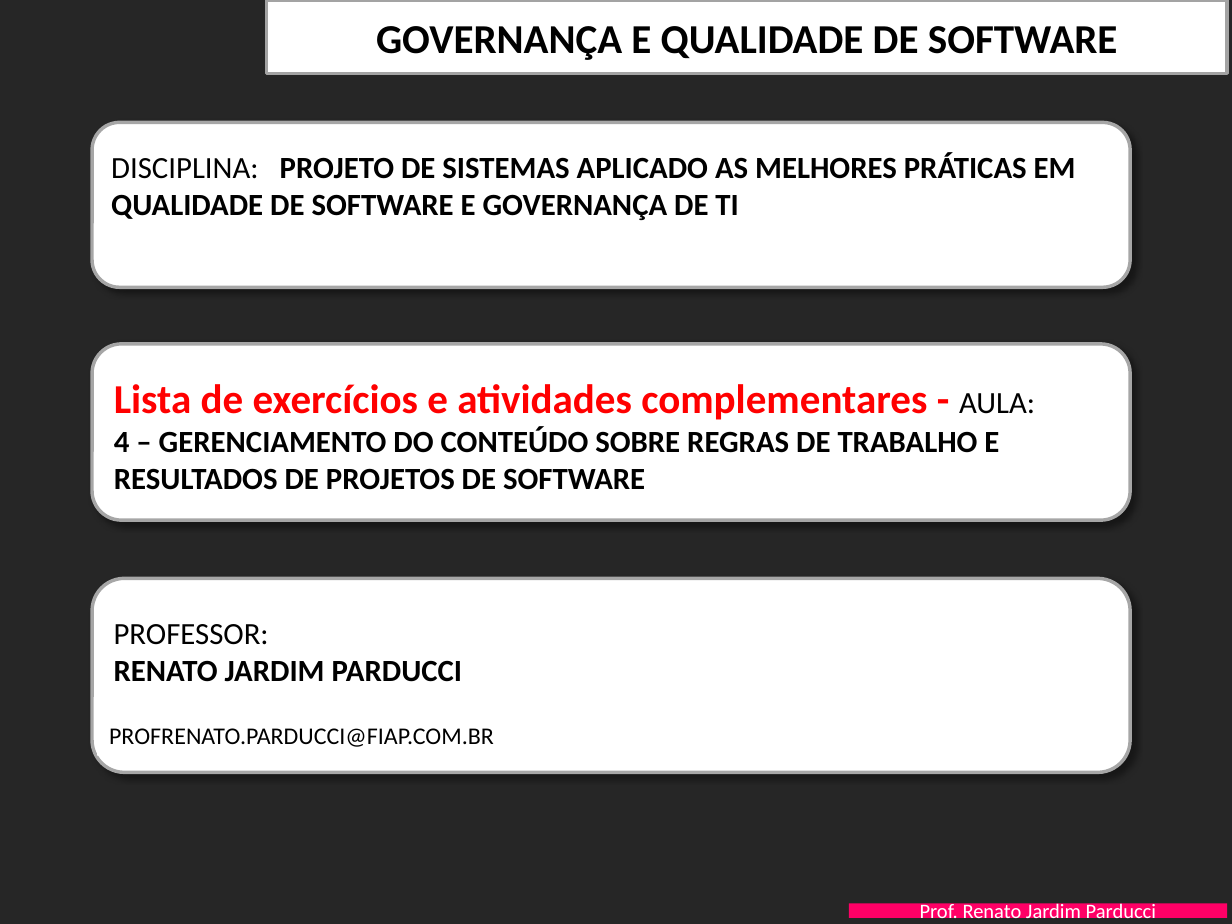
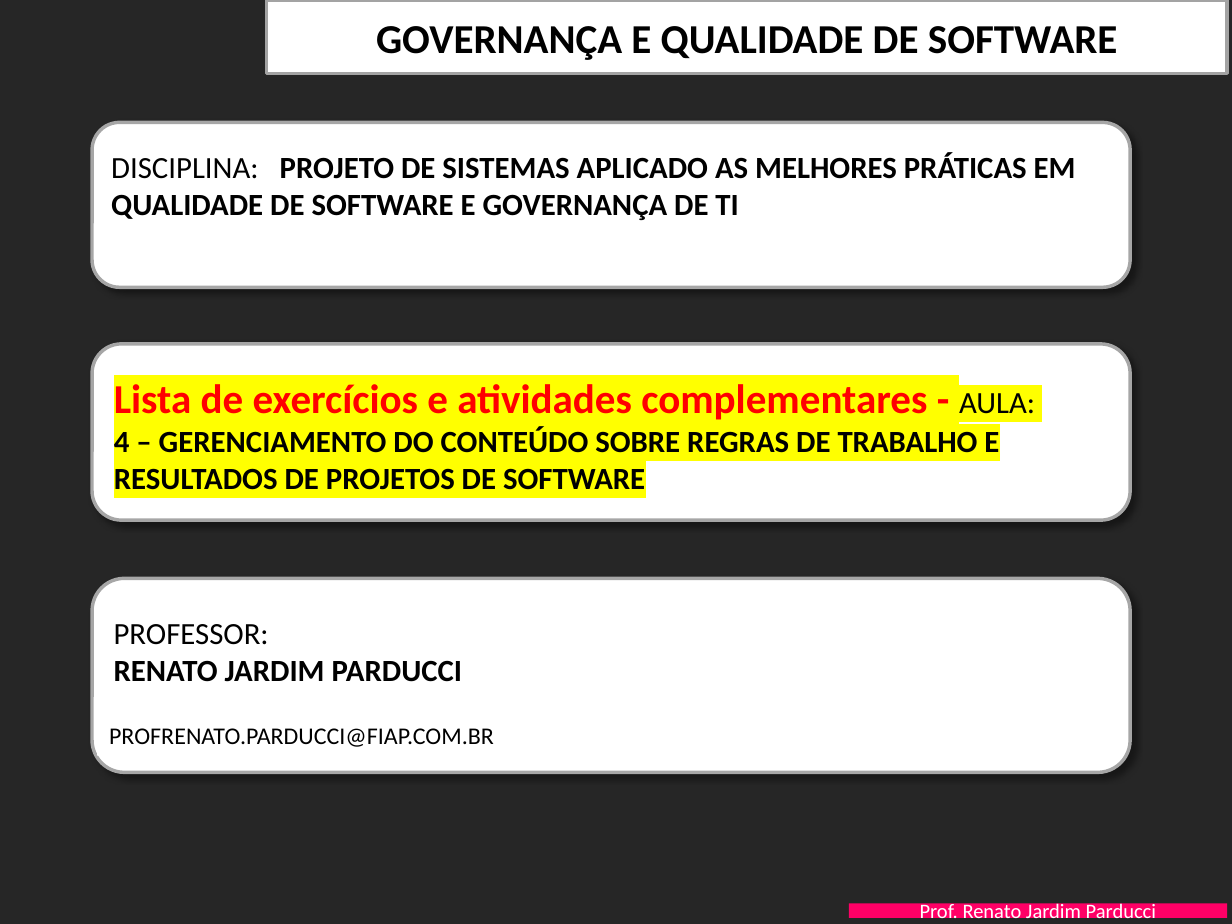
Before and after one commit to vnzoliveira/3SIS, a slide deck: slide 1 of PastaDocsProjeto/FIAP-QualidProjSW-Aula-4-AdministracaoConteudo- EXERCICIOS.pptx. Drawn at 1232x924 pixels with LibreOffice and Linux fonts; fonts in the diff are those of the drawing; background and template pictures are left out. Boxes give left, top, right and bottom in pixels: in the first picture for what was removed or moved away, otherwise in the second. Text is boxed around its words. In the diff, an @@ line names an element or a change of style, - is before the commit and + after.

Commit message:
Atualização da versão do pptx
Grifado em amarelo

```diff
--- a/PastaDocsProjeto/FIAP-QualidProjSW-Aula-4-AdministracaoConteudo- EXERCICIOS.pptx
+++ b/PastaDocsProjeto/FIAP-QualidProjSW-Aula-4-AdministracaoConteudo- EXERCICIOS.pptx
@@ text "Lista de exercícios e atividades ..." at (114,384,1035,490): highlight none to #FFFF00 @@
```
